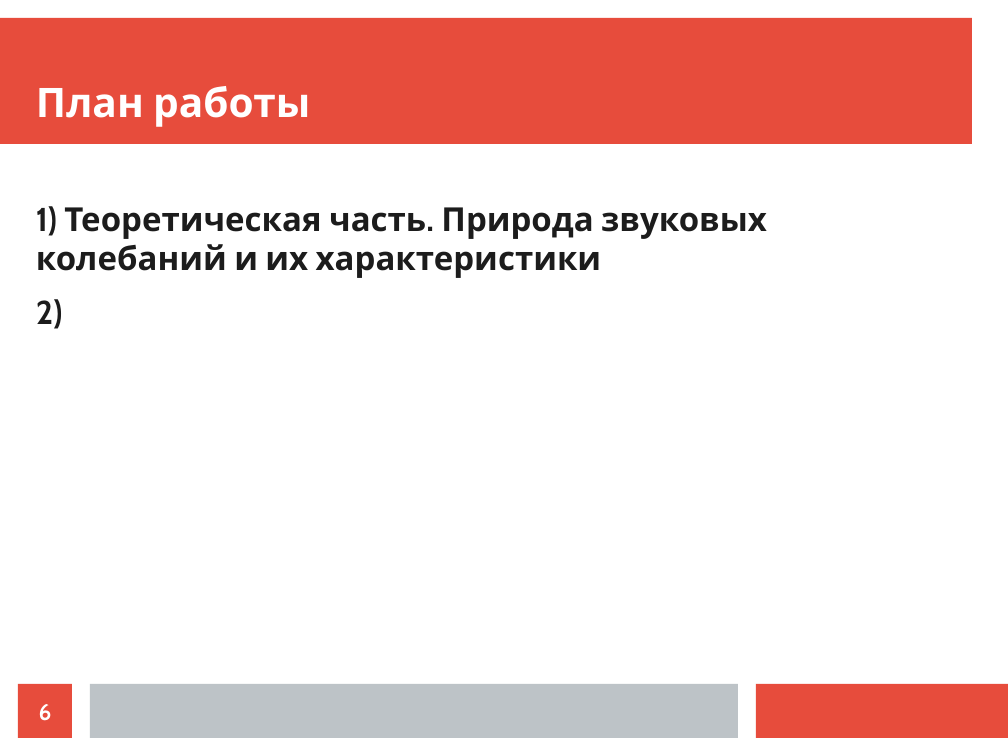
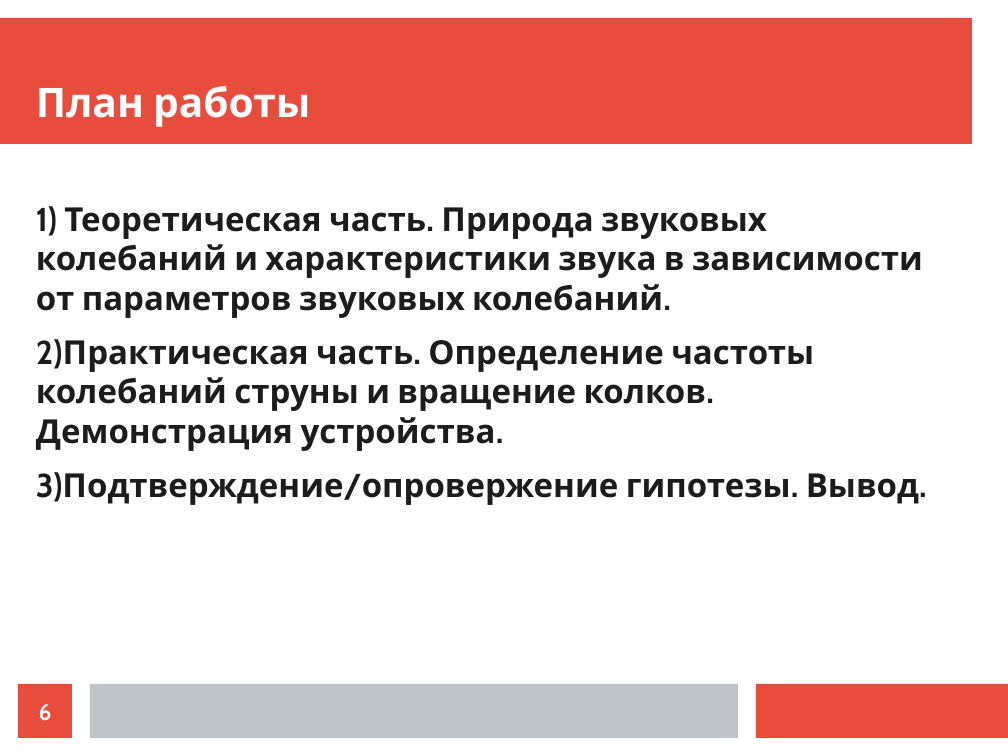
Before and after one commit to egusator/guitar_tuner, a slide deck: slide 6 of doc/presentation.odp. Drawn at 1008x756 pixels with LibreOffice and Linux fonts; fonts in the diff are those of the drawing. Boxes give left, top, right and bottom in pixels: in the first picture for what was removed or moved away, otherwise in the second. Text is boxed around its words. In the diff, an @@ line names an element or a change of style, - is before the commit and + after.

```diff
--- a/doc/presentation.odp
+++ b/doc/presentation.odp
@@ text at [36,206,923,505]: text changed @@
-1) Теоретическая часть. Природа звуковых колебаний и их характеристики
-2)
+1) Теоретическая часть. Природа звуковых колебаний и характеристики звука в зависимости от параметров звуковых колебаний.
+2)Практическая часть. Определение частоты колебаний струны и вращение колков. Демонстрация устройства.
+3)Подтверждение/опровержение гипотезы. Вывод.
```
Also in this commit, not shown: 13 slides added, 3 slides removed, 1 other file.
